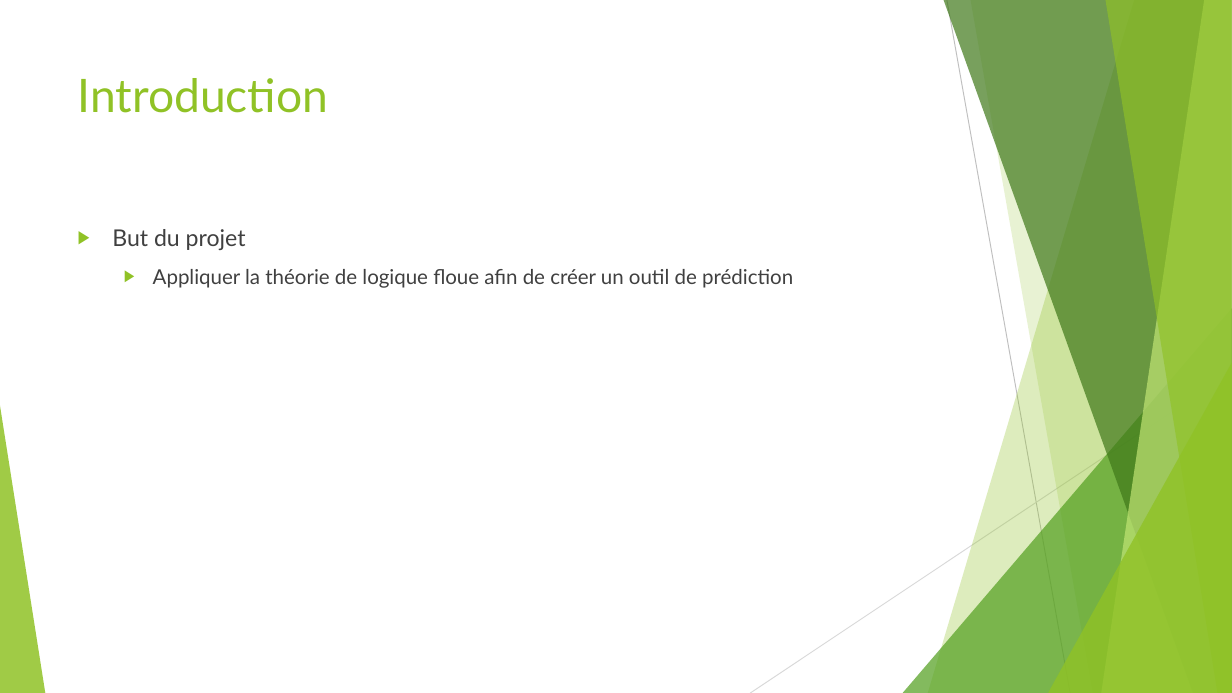
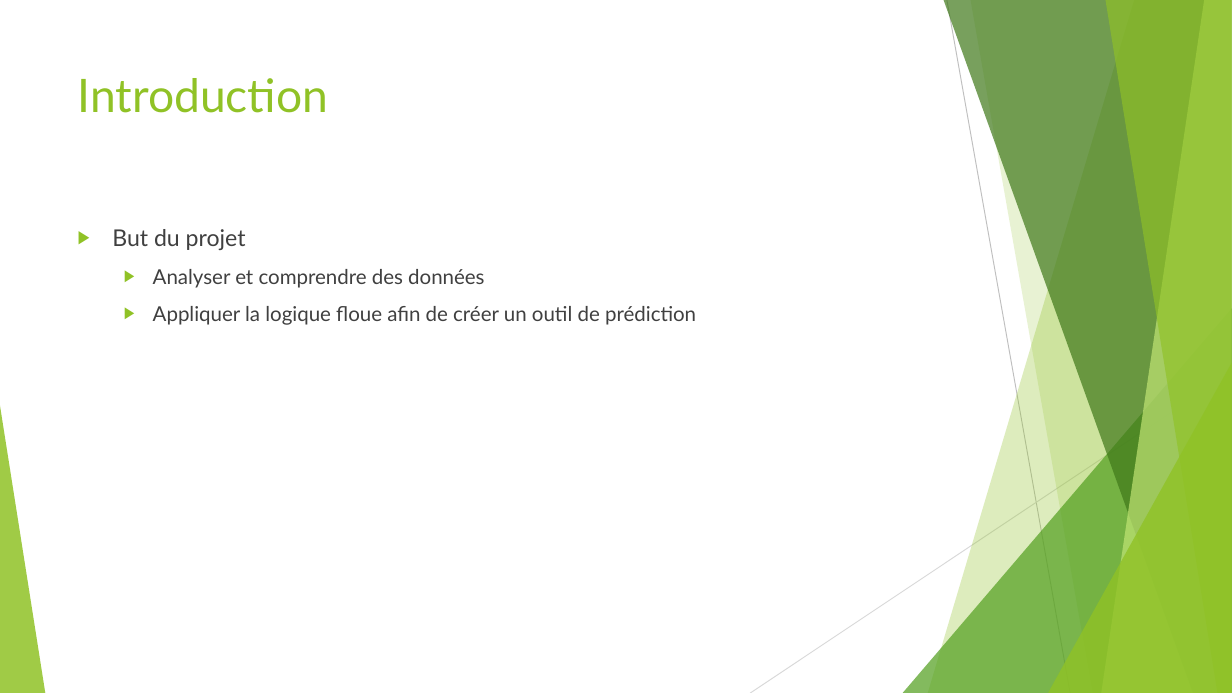
Before and after one commit to simon-baehler/LFA-Steroide, a slide deck: slide 3 of Presentations/Intermediaire/LFA_Baehler_Schowing_Intermédiaire.pptx. Drawn at 1232x693 pixels with LibreOffice and Linux fonts; fonts in the diff are those of the drawing. Boxes give left, top, right and bottom in pixels: in the first picture for what was removed or moved away, otherwise in the second. Text is boxed around its words. In the diff, an @@ line names an element or a change of style, - is before the commit and + after.

```diff
--- a/Presentations/Intermediaire/LFA_Baehler_Schowing_Intermédiaire.pptx
+++ b/Presentations/Intermediaire/LFA_Baehler_Schowing_Intermédiaire.pptx
@@ text at (153, 269, 696, 325): text changed @@
-  ▶ Appliquer la théorie de logique floue afin de créer un outil de prédiction
+  ▶ Analyser et comprendre des données
+  ▶ Appliquer la logique floue afin de créer un outil de prédiction
```
Also in this commit, not shown: 3 other slides changed, 6 slides added, 3 slides removed.
